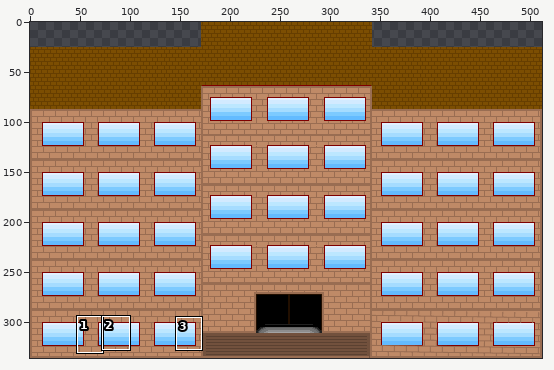
Edited in one commit: sprite sheet (Sprites/Buildings/PixelartUni.png). Above, an overview of the earlier version with the close-up marked.
Close-up. The starting point:
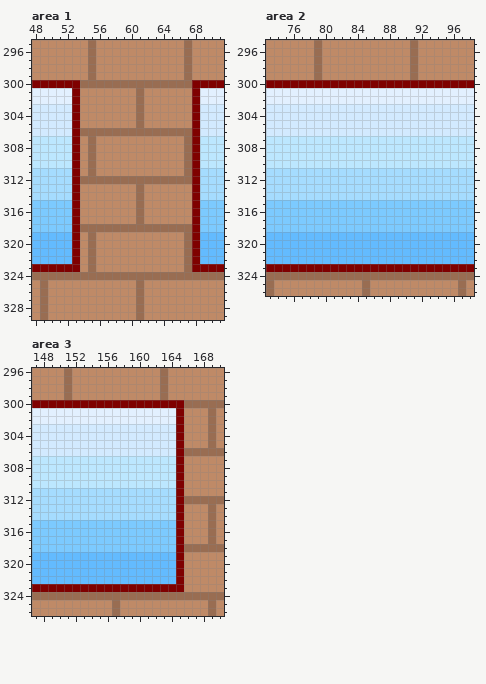
The file is 512x336 pixels. Colours within 5 levels of each other are drawn and written as one. Shown: area 1: x 48..71, y 295..329; area 2: x 73..98, y 295..326; area 3: x 147..170, y 296..326. The commit also changed other parts of the picture, which this record leaves out.
And afterwards:
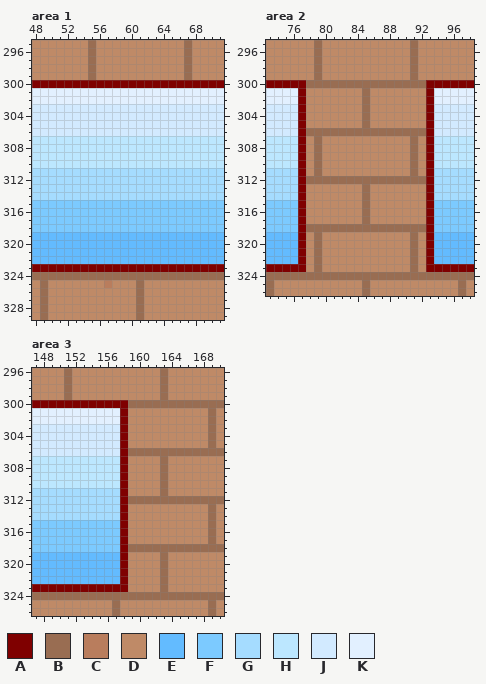
Palette (. is transparent): A #7f0000  B #996d52  C #b97d5d  D #bf8a67  E #63bbff  F #7ccaff  G #a5dcff  H #bce7ff  J #d2eaff  K #e2f0ff
Change:
Changed rows in their new state; - is an unchanged pixel.
Area 1:
first column x 53:
300 -AAAAAAAAAAAAAA-
301 KKKKKKKKKKKKKKKK
302 KKKKKKKKKKKKKKKK
303 JJJJJJJJJJJJJJJJ
304 JJJJJJJJJJJJJJJJ
305 JJJJJJJJJJJJJJJJ
306 JJJJJJJJJJJJJJJJ
307 HHHHHHHHHHHHHHHH
308 HHHHHHHHHHHHHHHH
309 HHHHHHHHHHHHHHHH
310 HHHHHHHHHHHHHHHH
311 GGGGGGGGGGGGGGGG
312 GGGGGGGGGGGGGGGG
313 GGGGGGGGGGGGGGGG
314 GGGGGGGGGGGGGGGG
315 FFFFFFFFFFFFFFFF
316 FFFFFFFFFFFFFFFF
317 FFFFFFFFFFFFFFFF
318 FFFFFFFFFFFFFFFF
319 EEEEEEEEEEEEEEEE
320 EEEEEEEEEEEEEEEE
321 EEEEEEEEEEEEEEEE
322 EEEEEEEEEEEEEEEE
323 -AAAAAAAAAAAAAA-
325 ----C-----------
Area 2:
first column x 77:
300 -BBBBBBBBBBBBBBB-
301 ADDDDDDDBDDDDDDDA
302 ADDDDDDDBDDDDDDDA
303 ADDDDDDDBDDDDDDDA
304 ADDDDDDDBDDDDDDDA
305 ADDDDDDDBDDDDDDDA
306 ABBBBBBBBBBBBBBBA
307 ADBDDDDDDDDDDDBDA
308 ADBDDDDDDDDDDDBDA
309 ADBDDDDDDDDDDDBDA
310 ADBDDDDDDDDDDDBDA
311 ADBDDDDDDDDDDDBDA
312 ABBBBBBBBBBBBBBBA
313 ADDDDDDDBDDDDDDDA
314 ADDDDDDDBDDDDDDDA
315 ADDDDDDDBDDDDDDDA
316 ADDDDDDDBDDDDDDDA
317 ADDDDDDDBDDDDDDDA
318 ABBBBBBBBBBBBBBBA
319 ADBDDDDDDDDDDDBDA
320 ADBDDDDDDDDDDDBDA
321 ADBDDDDDDDDDDDBDA
322 ADBDDDDDDDDDDDBDA
323 -DBDDDDDDDDDDDBD-
Area 3:
first column x 158:
300 -BBBBBBB
301 ADDDDDDD
302 ADDDDDDD
303 ADDDDDDD
304 ADDDDDDD
305 ADDDDDDD
306 ABBBBBBB
307 ADDDDBDD
308 ADDDDBDD
309 ADDDDBDD
310 ADDDDBDD
311 ADDDDBDD
312 ABBBBBBB
313 ADDDDDDD
314 ADDDDDDD
315 ADDDDDDD
316 ADDDDDDD
317 ADDDDDDD
318 ABBBBBBB
319 ADDDDBDD
320 ADDDDBDD
321 ADDDDBDD
322 ADDDDBDD
323 -DDDDBDD
Boxes around the changes in both close-ups, in picture pixels (x1, y1, x2, y2):
changed: (72, 80, 200, 288)
changed: (298, 80, 434, 272)
changed: (120, 400, 184, 592)
